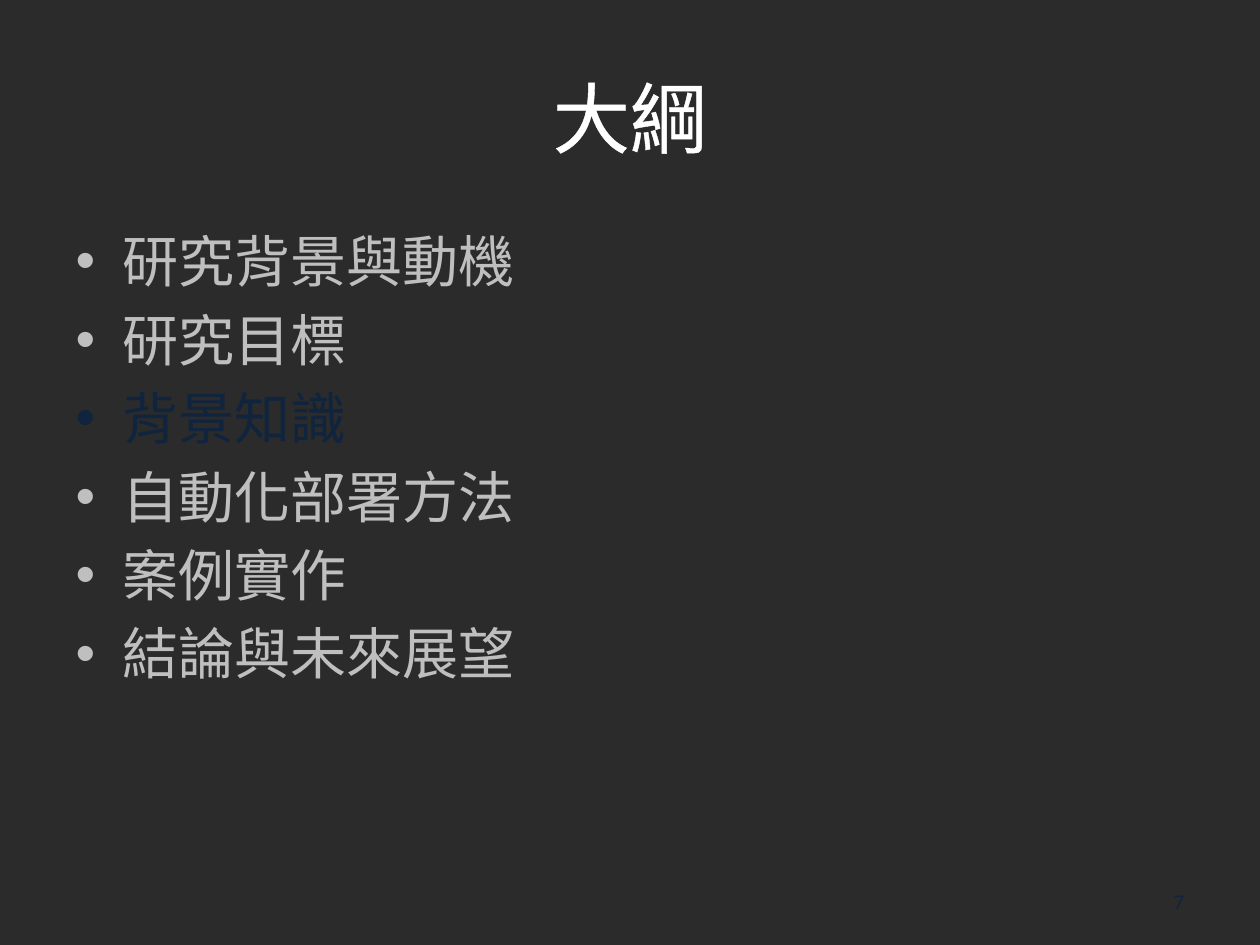
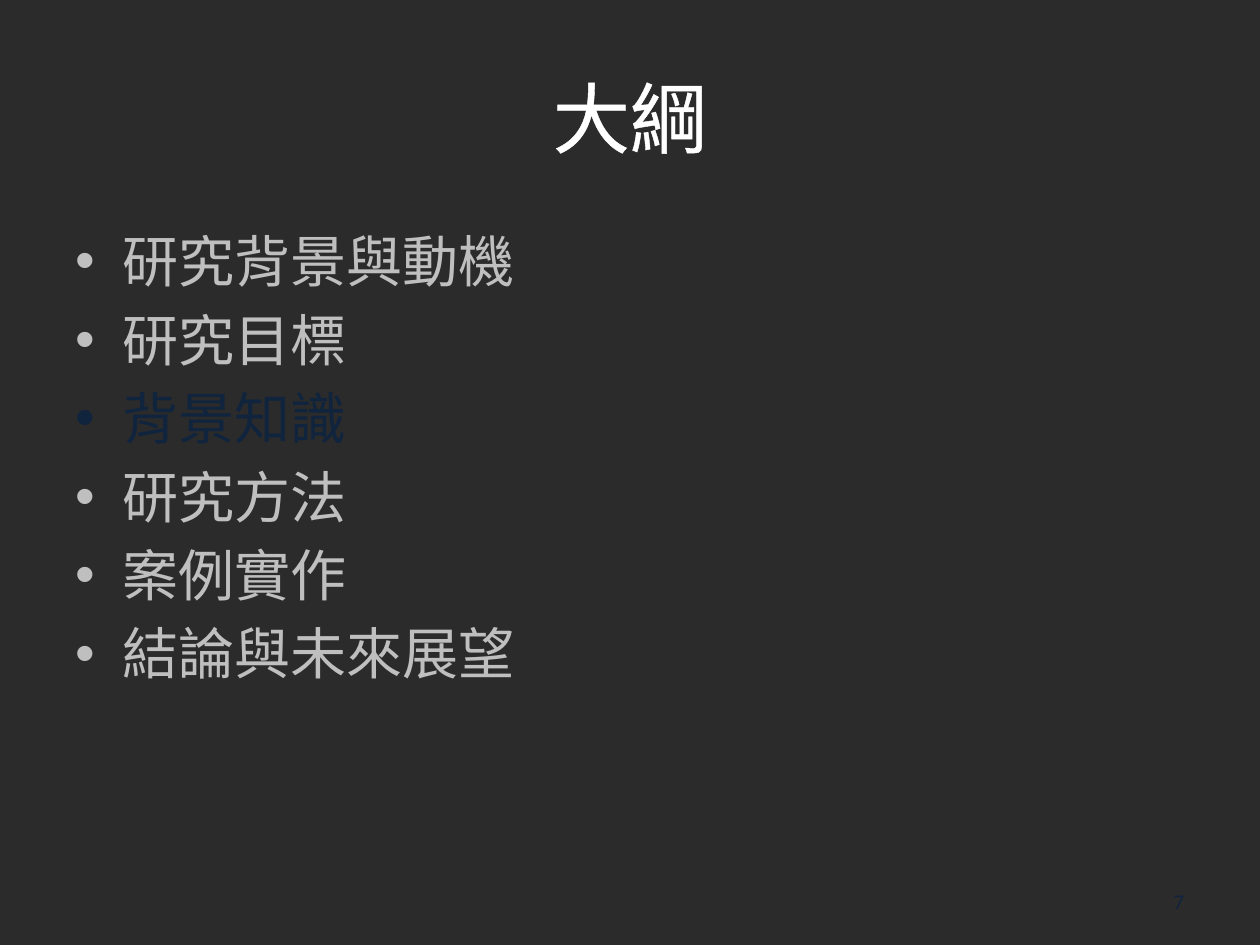
Before and after one commit to john78530/thesis, a slide deck: slide 7 of Oral.pptx. Drawn at 1260x945 pixels with LibreOffice and Linux fonts; fonts in the diff are those of the drawing; background and template pictures are left out; a plain dark background stands for a picture behind light text. Boxes give left, top, right and bottom in pixels: in the first picture for what was removed or moved away, otherwise in the second. Text is boxed around its words. In the diff, an @@ line names an element or a change of style, - is before the commit and + after.

```diff
--- a/Oral.pptx
+++ b/Oral.pptx
@@ text at (123, 471, 347, 523): text changed @@
-• 自動化部署方法
+• 研究方法
```
Also in this commit, not shown: 3 other slides changed, 11 slides added, 1 other file.
